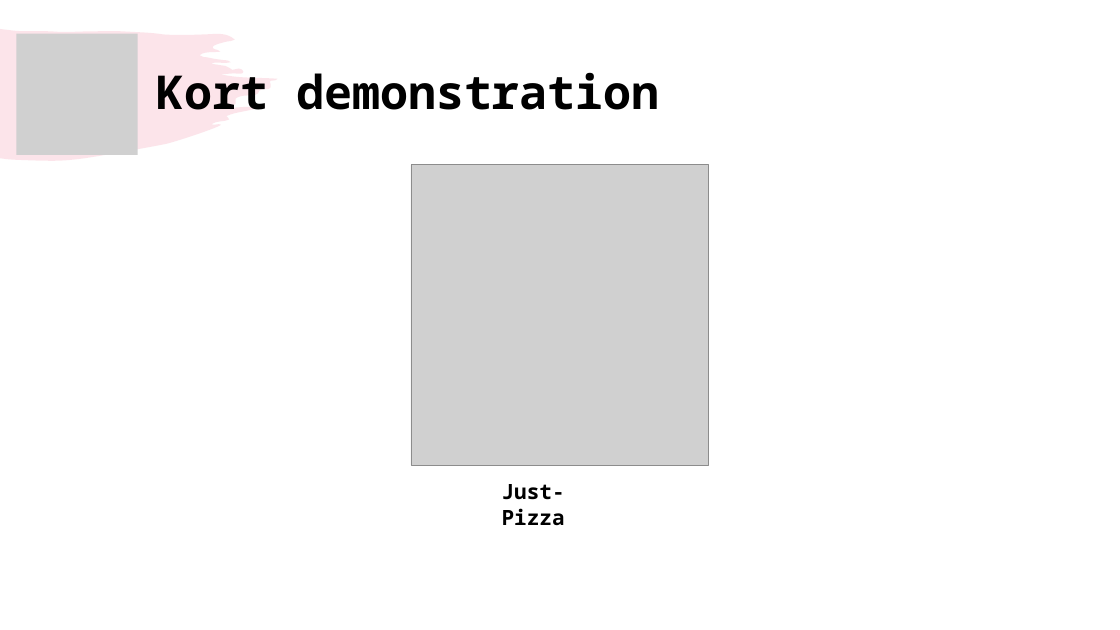
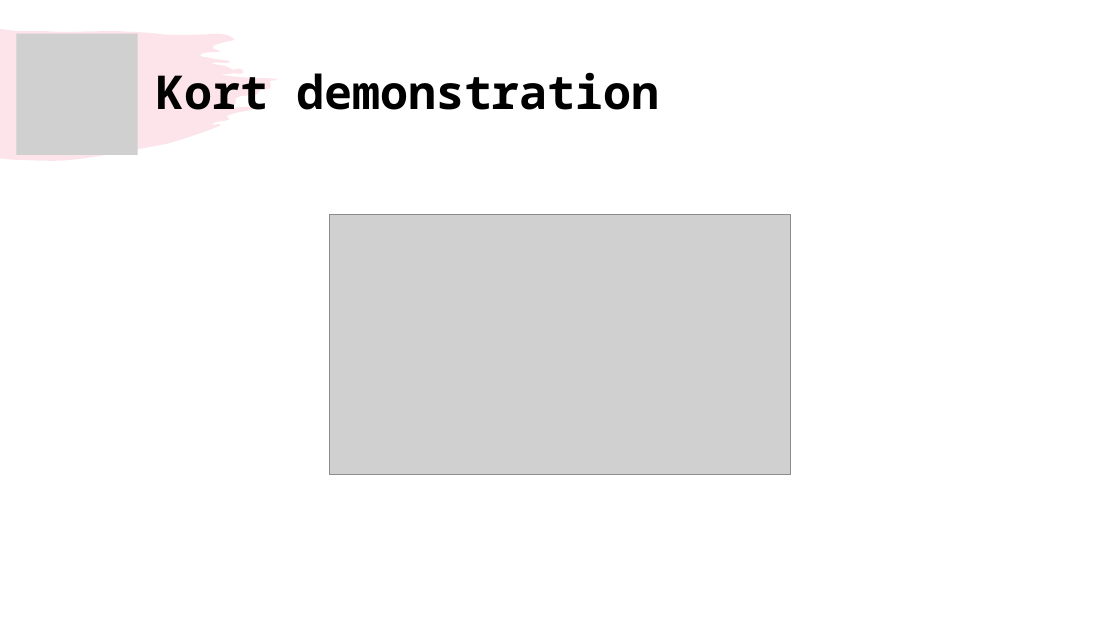
Before and after one commit to eelkjaer/Delfinen, a slide deck: slide 6 of Præsentation.pptx. Drawn at 1120x630 pixels with LibreOffice and Linux fonts; fonts in the diff are those of the drawing; grey boxes stand for pictures. Boxes give left, top, right and bottom in pixels: in the first picture for what was removed or moved away, otherwise in the second. Text is boxed around its words. In the diff, an @@ line names an element or a change of style, - is before the commit and + after.

```diff
--- a/Præsentation.pptx
+++ b/Præsentation.pptx
@@ picture: place and size @@
-picture at bbox=[411, 165, 709, 465]
+picture at bbox=[329, 215, 791, 476]
@@ text removed at bbox=[502, 484, 565, 526] @@
-Just-Pizza
```
Also in this commit, not shown: 5 other slides changed, 4 slides added, 1 slide removed, 2 other files.
